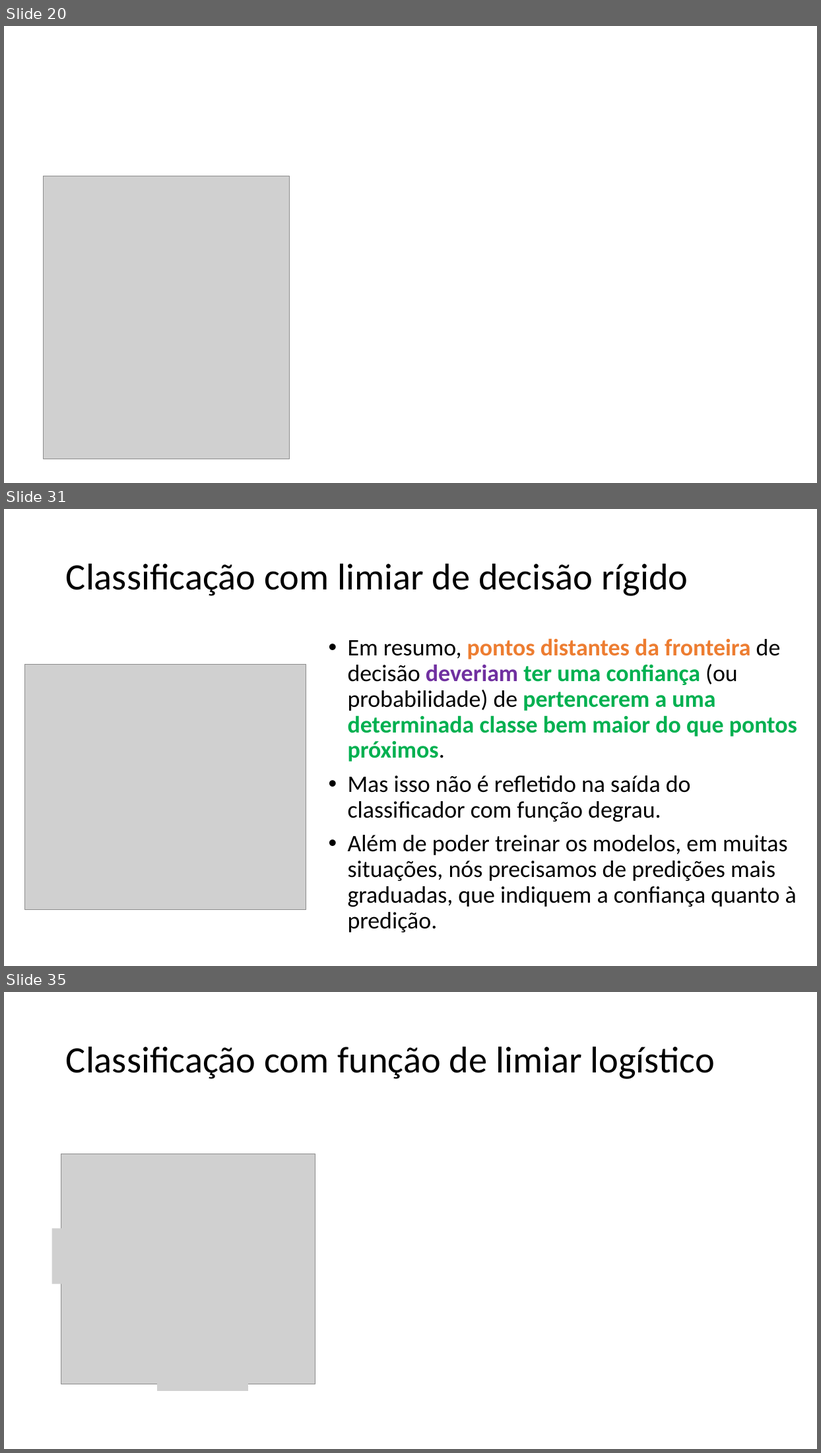
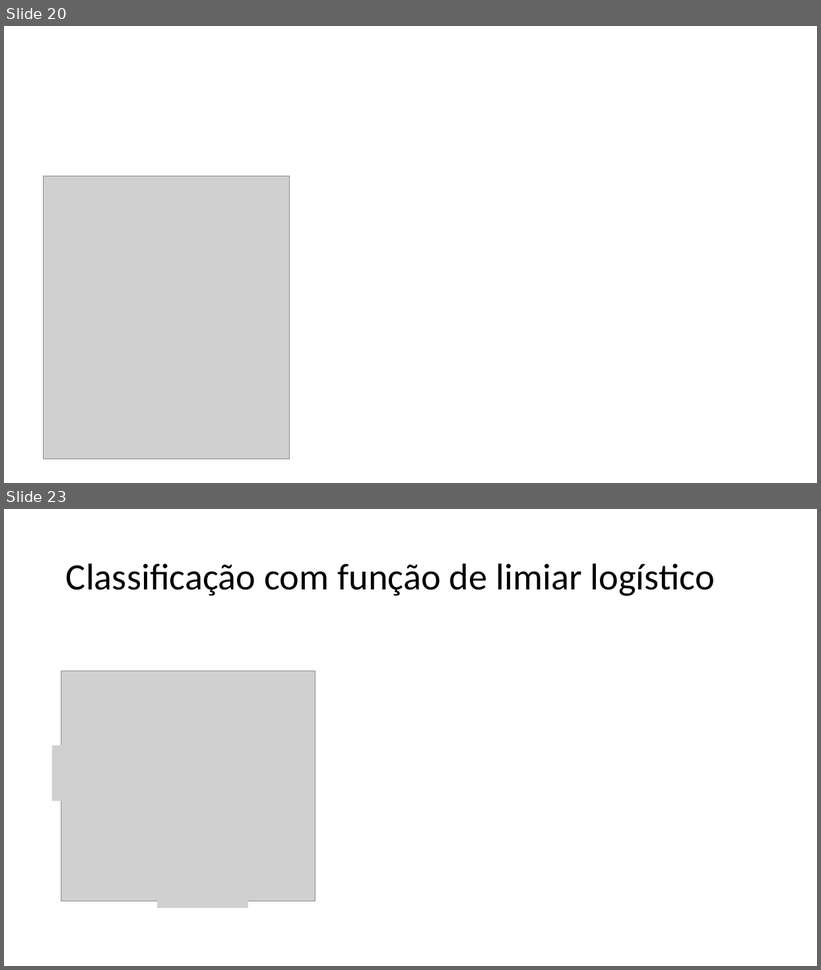
Before and after one commit to zz4fap/c24_inteligencia_artificial, a slide deck: slides/C24_Classificação.pptx. Shown one above the other, each under a label of ours: slides 20, 31 and 35 before the commit, slides 20 and 23 after it; the slides between them are not shown. The pictures are 821x1453 and 821x970 pixels, drawn with LibreOffice and Linux fonts; fonts in the diff are those of the drawing; grey boxes stand for pictures. Boxes give left, top, right and bottom in pixels: in the first picture for what was removed or moved away, otherwise in the second. Text is boxed around its words. In the diff, an @@ line names an element or a change of style, - is before the commit and + after.

```diff
--- a/slides/C24_Classificação.pptx
+++ b/slides/C24_Classificação.pptx
@@ slide 31 removed at bbox=[4, 509, 817, 966], background #FFFFFF @@
@@ title removed at bbox=[66, 563, 688, 596] @@
-Classificação com limiar de decisão rígido
@@ text removed at bbox=[348, 638, 797, 933] @@
-• Em resumo, pontos distantes da fronteira de decisão deveriam ter uma confiança (ou probabilidade) de pertencerem a uma determinada classe bem maior do que pontos próximos.
-• Mas isso não é refletido na saída do classificador com função degrau.
-• Além de poder treinar os modelos, em muitas situações, nós precisamos de predições mais graduadas, que indiquem a confiança quanto à predição.
@@ picture removed at bbox=[24, 665, 306, 910] @@
@@ what was slide 35 is now slide 23 @@
```
Also in this commit, not shown: 5 slides changed, 12 other slides removed.
